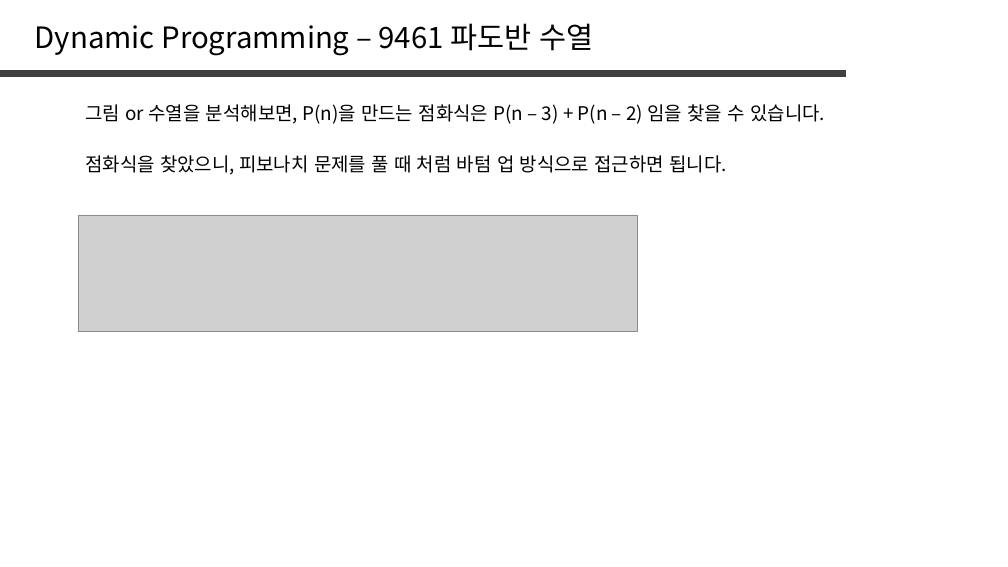
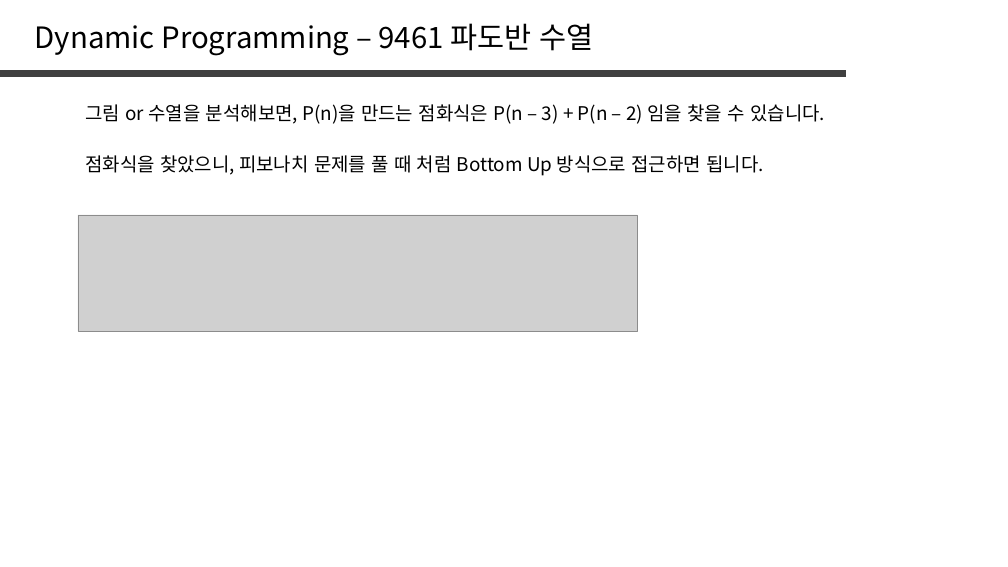
Before and after one commit to jaehoo1/PS-study, a slide deck: slide 15 of study/5_Dynamic Programming.pptx. Drawn at 1008x567 pixels with LibreOffice and Linux fonts; fonts in the diff are those of the drawing; grey boxes stand for pictures. Boxes give left, top, right and bottom in pixels: in the first picture for what was removed or moved away, otherwise in the second. Text is boxed around its words. In the diff, an @@ line names an element or a change of style, - is before the commit and + after.

```diff
--- a/study/5_Dynamic Programming.pptx
+++ b/study/5_Dynamic Programming.pptx
@@ text at box(85, 155, 763, 176): text changed @@
-점화식을 찾았으니, 피보나치 문제를 풀 때 처럼 바텀 업 방식으로 접근하면 됩니다.
+점화식을 찾았으니, 피보나치 문제를 풀 때 처럼 Bottom Up 방식으로 접근하면 됩니다.
```
Also in this commit, not shown: 2 other slides changed, 1 slide added.
